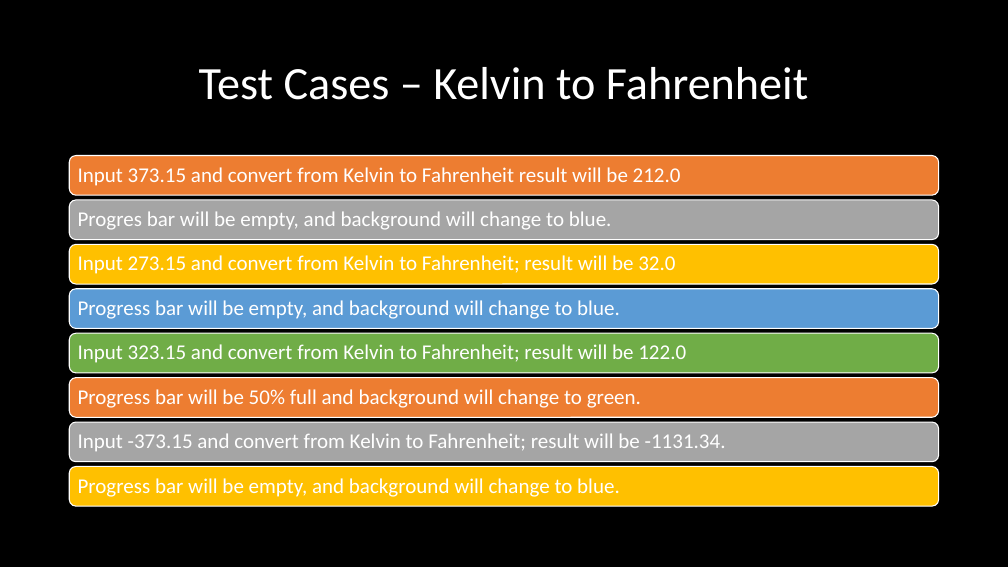
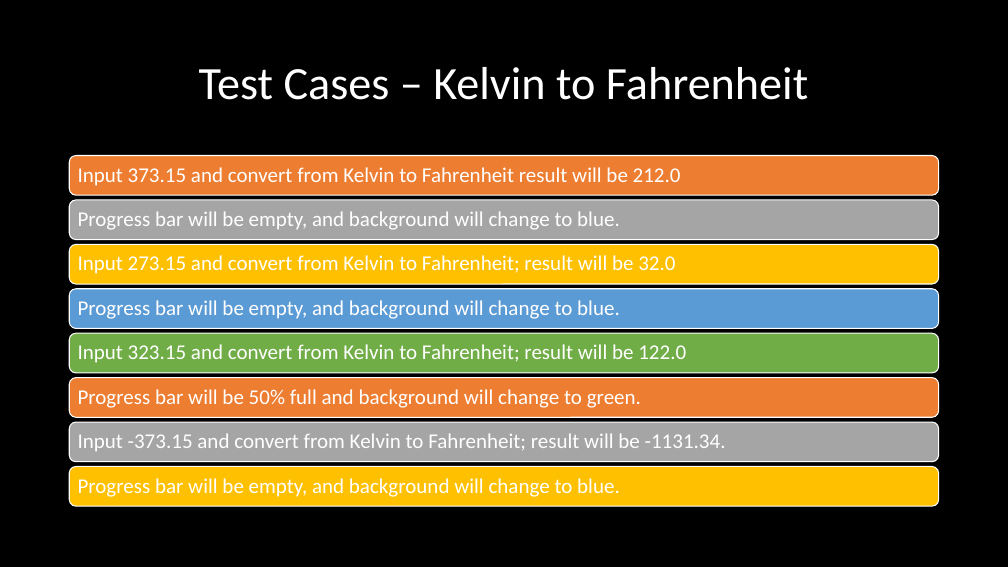
Before and after one commit to acn1008/ProjectComp730, a slide deck: slide 9 of Final Project.pptx (slide 8 before the commit). Drawn at 1008x567 pixels with LibreOffice and Linux fonts; fonts in the diff are those of the drawing; background and template pictures are left out. Boxes give left, top, right and bottom in pixels: in the first picture for what was removed or moved away, otherwise in the second. Text is boxed around its words. In the diff, an @@ line names an element or a change of style, - is before the commit and + after.

```diff
--- a/Final Project.pptx
+++ b/Final Project.pptx
@@ text at [78,211,620,230]: text changed @@
-Progres bar will be empty, and background will change to blue.
+Progress bar will be empty, and background will change to blue.
```
Also in this commit, not shown: 3 other slides changed, 1 slide added.
